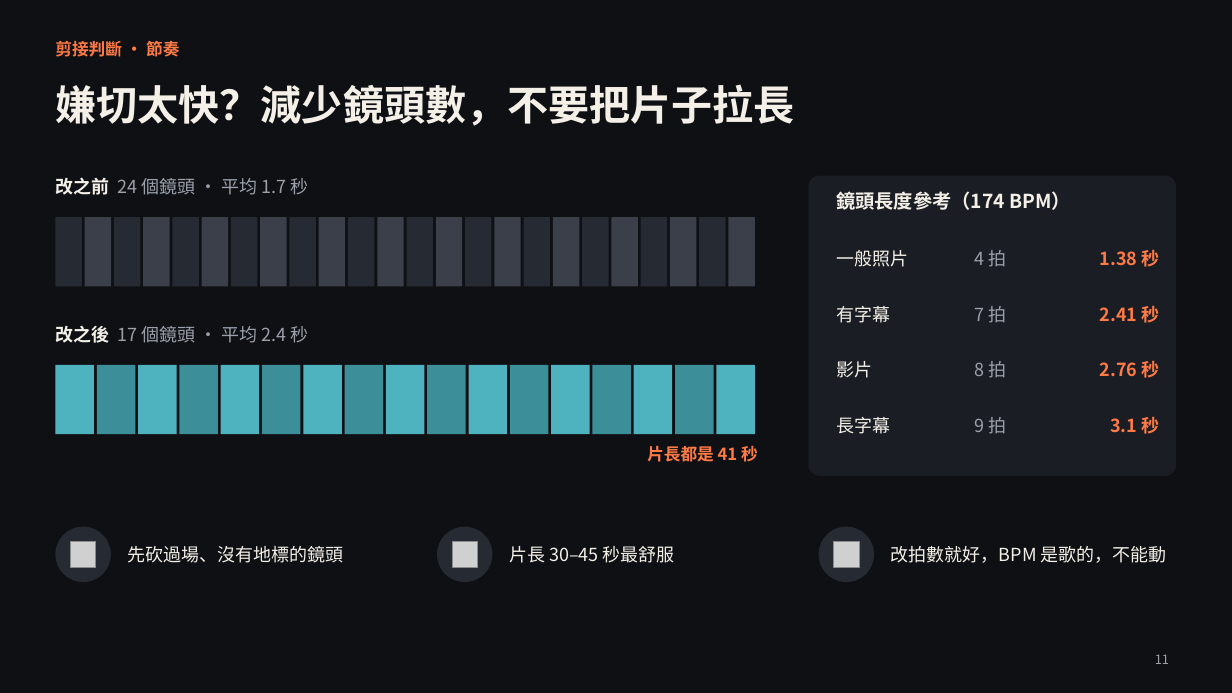
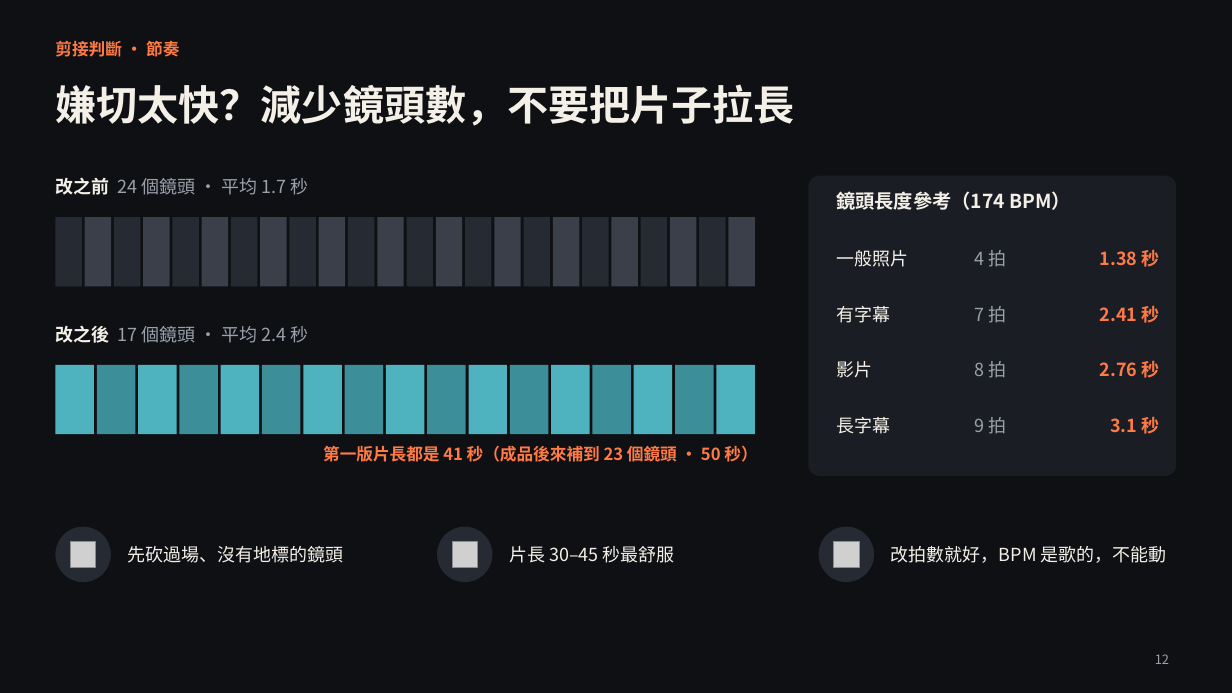
Before and after one commit to dwhao84/beat-reel, a slide deck: slide 12 of docs/slides/短影音製作分享.pptx (slide 11 before the commit). Drawn at 1232x693 pixels with LibreOffice and Linux fonts; fonts in the diff are those of the drawing; grey boxes stand for pictures. Boxes give left, top, right and bottom in pixels: in the first picture for what was removed or moved away, otherwise in the second. Text is boxed around its words. In the diff, an @@ line names an element or a change of style, - is before the commit and + after.

```diff
--- a/docs/slides/短影音製作分享.pptx
+++ b/docs/slides/短影音製作分享.pptx
@@ text at <box>323,443,757,465</box>: text changed @@
-片長都是 41 秒
+第一版片長都是 41 秒（成品後來補到 23 個鏡頭 · 50 秒）
@@ page number at <box>1155,654,1169,664</box>: text changed @@
-11
+12
```
Also in this commit, not shown: 7 other slides changed, 3 slides added.
